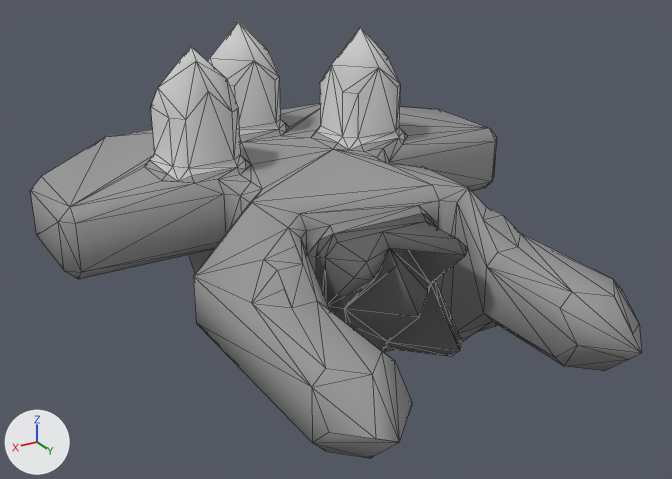
The OBJ model src/jsMain/resources/meshes/fulkreykk-1-gannan-class.obj: old version first, new version second.
Rendered twice from a camera (50 mm lens) standing at (18.2, 29.9, 19.6) and looking at (0.4, 0.3, 4.8). Lighting does not change. The marker at lower left points along +X, +Y and +Z. Mesh edges are drawn as thin lines. Where no turn or scale is listed for an object, it has been applied to the vertices.

Objects in the first picture: 'fulkreykk-1-gannan-class'.
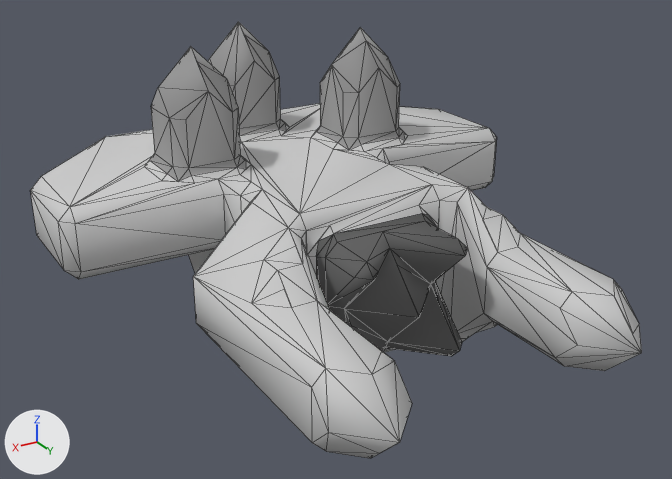
Changed parts and their boxes (x1, y1, x2, y2) in the pictures (672 x 479 px; the box of a moved part takes in the faces that stretch with it):
part 1 of me_fulkreykk_1_gannan_class, moved or reshaped: (30, 21, 641, 458) in both
part 2 of me_fulkreykk_1_gannan_class, surface changed: (31, 47, 642, 443) in both

The change in detail:
me_fulkreykk_1_gannan_class has 367 vertices, 666 faces and spans x -10.5..10.5, y -11.5..11.5, z 0.0..12.0.
me_fulkreykk_1_gannan_class is used by ob_fulkreykk_1_gannan_class; location (0.0, 0.0, 0.0).
Part 1, on me_fulkreykk_1_gannan_class:
3 vertices are removed from x -5.0..5.5, y 4.0..11.0, z 3.0..5.5.
134 faces are deleted.
3 vertices are added at (-4.0, -4.5, 11.5), (0.0, -8.5, 11.5), (5.0, 10.5, 2.5).
134 new faces join them.
me_fulkreykk_1_gannan_class part 2: 474 kept faces spanning x -10.5..10.5, y -11.5..11.5, z 0.0..12.0 get new texture (UV) coordinates.
